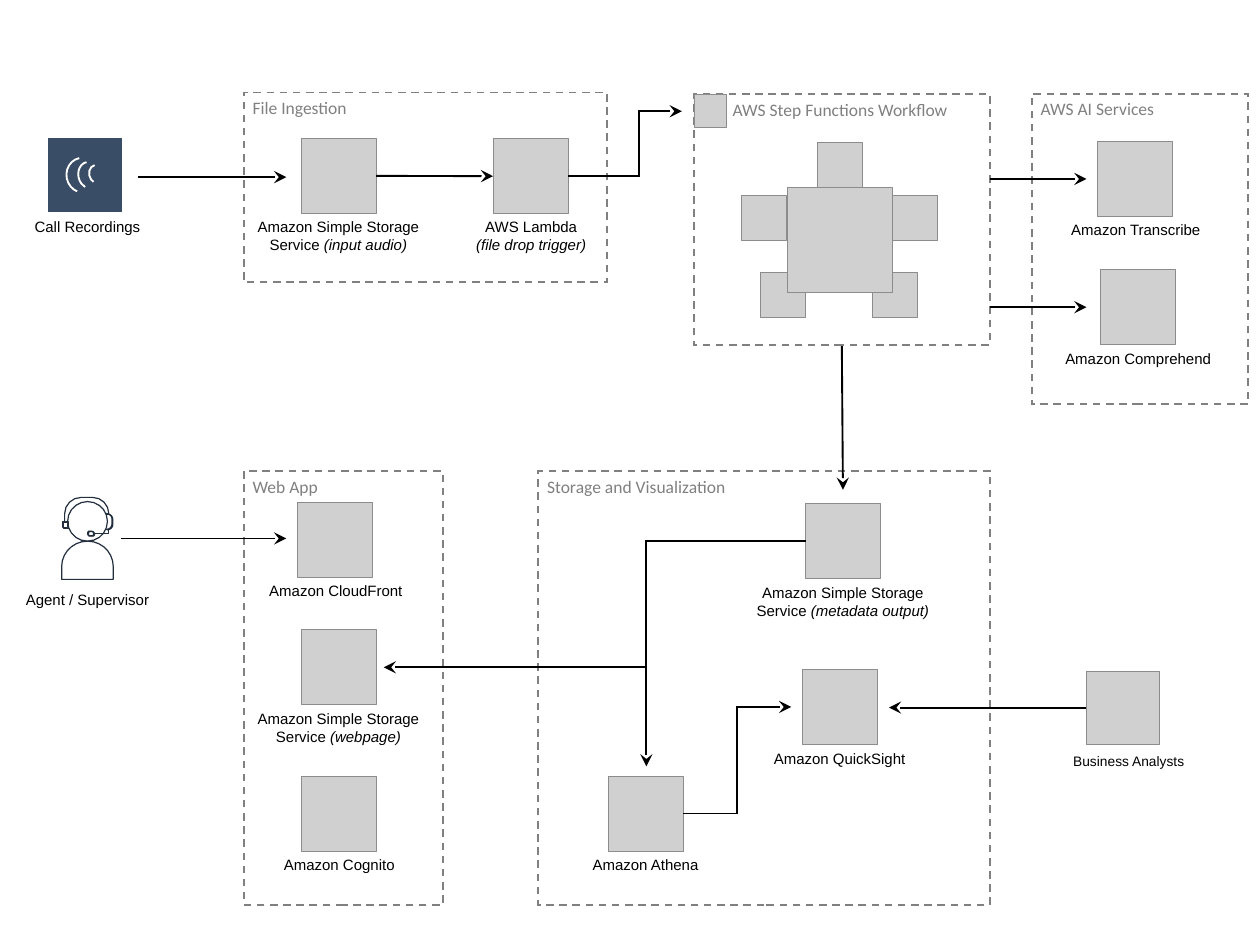
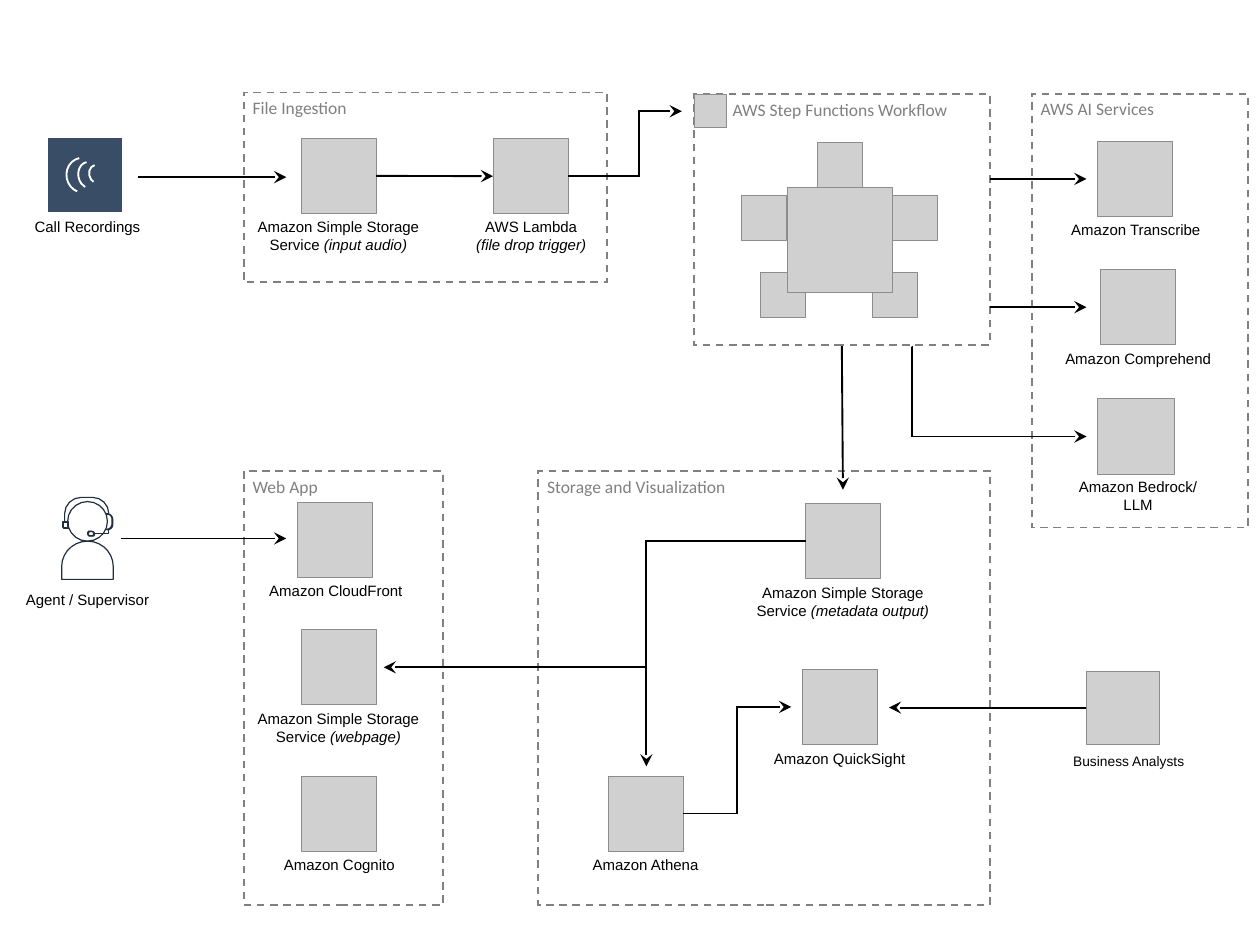
Before and after one commit to aws-samples/amazon-transcribe-post-call-analytics, a slide deck: slide 1 of images/architecture-diagram.pptx. Drawn at 1260x945 pixels with LibreOffice and Linux fonts; fonts in the diff are those of the drawing; grey boxes stand for pictures. Boxes give left, top, right and bottom in pixels: in the first picture for what was removed or moved away, otherwise in the second. Text is boxed around its words. In the diff, an @@ line names an element or a change of style, - is before the commit and + after.

```diff
--- a/images/architecture-diagram.pptx
+++ b/images/architecture-diagram.pptx
@@ rectangle "AWS AI Services" resized from (x1=1031, y1=94, x2=1247, y2=404) to (x1=1031, y1=94, x2=1247, y2=527) @@
@@ elbow arrow added from (912, 347) to (1086, 436), #000000 1.5 pt @@
@@ picture added at (x1=1098, y1=398, x2=1174, y2=474) @@
@@ text added at (x1=1079, y1=481, x2=1197, y2=510), 12 pt, text #000000 @@
+Amazon Bedrock/
+LLM
```
Also in this commit, not shown: 6 other files.
